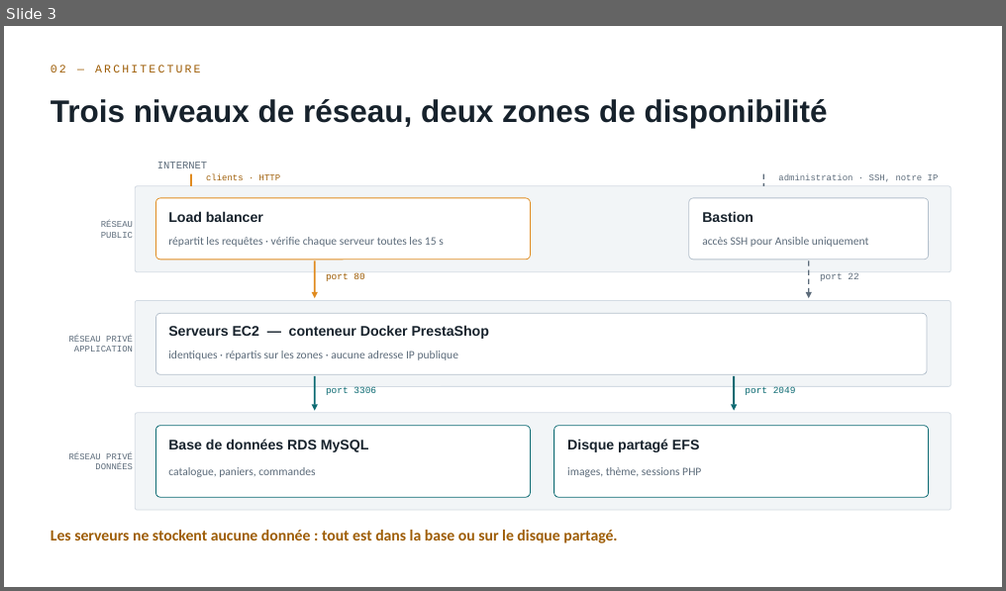
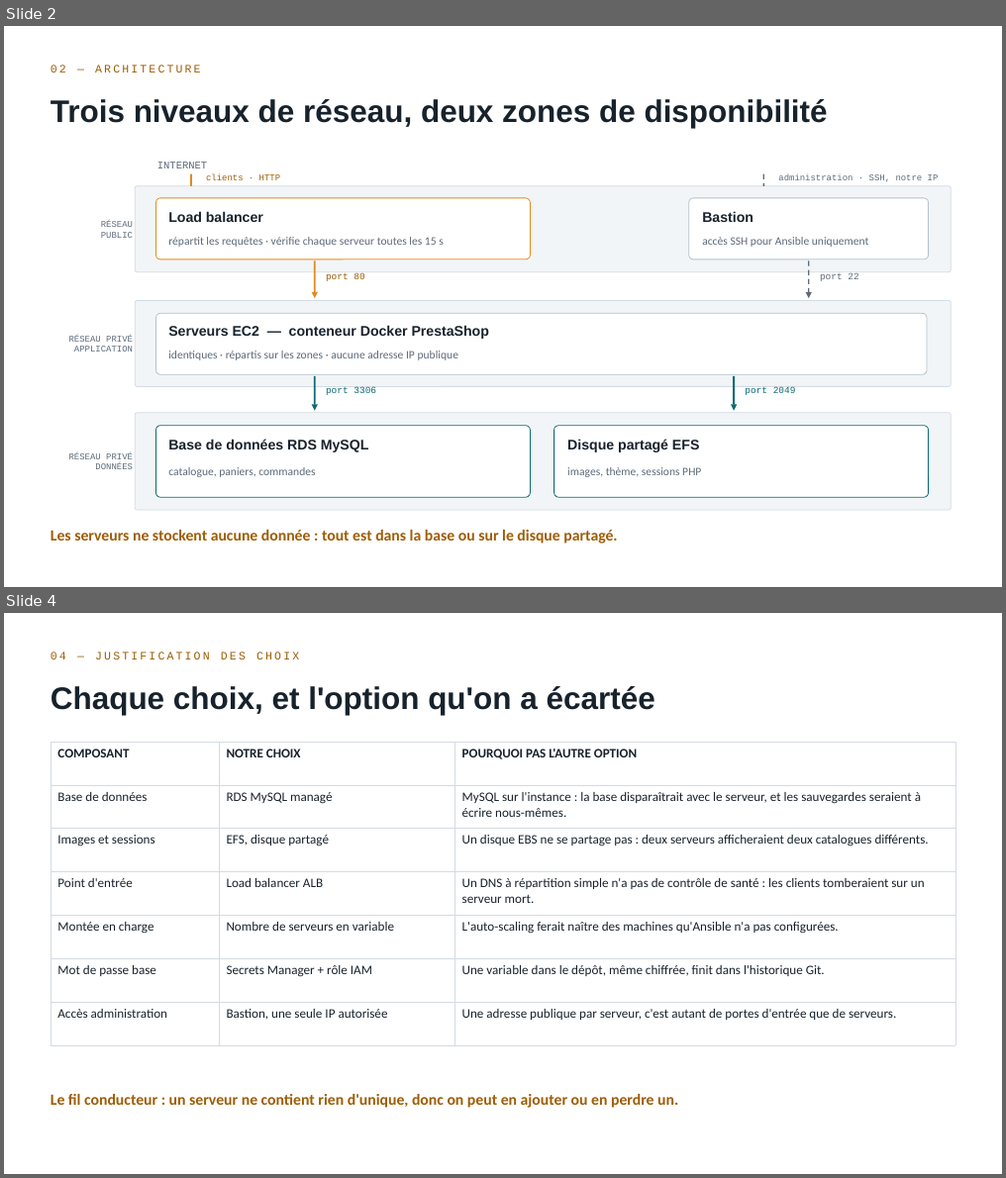
Before and after one commit to rayenebnt/5HASH, a slide deck: docs/soutenance-5hash.pptx. Shown one above the other, each under a label of ours: slide 3 before the commit, slides 2 and 4 after it; the slides between them are not shown. The pictures are 1006x591 and 1006x1178 pixels, drawn with LibreOffice and Linux fonts; fonts in the diff are those of the drawing. Boxes give left, top, right and bottom in pixels: in the first picture for what was removed or moved away, otherwise in the second. Text is boxed around its words. In the diff, an @@ line names an element or a change of style, - is before the commit and + after.

```diff
--- a/docs/soutenance-5hash.pptx
+++ b/docs/soutenance-5hash.pptx
@@ slide 4 added at (4, 613, 1002, 1174), background #FFFFFF @@
@@ text added at (51, 652, 299, 660), 11 pt, text #9E5D06 @@
+04 — JUSTIFICATION DES CHOIX
@@ text added at (51, 686, 655, 715), 30 pt, text #17222C, bold @@
+Chaque choix, et l'option qu'on a écartée
@@ table added at (51, 742, 955, 1024), 7 rows, 3 columns @@
+COMPOSANT | NOTRE CHOIX | POURQUOI PAS L'AUTRE OPTION
+Base de données | RDS MySQL managé | MySQL sur l'instance : la base disparaîtrait avec le serveur, et les sauvegardes seraient à écrire nous-mêmes.
+Images et sessions | EFS, disque partagé | Un disque EBS ne se partage pas : deux serveurs afficheraient deux catalogues différents.
+Point d'entrée | Load balancer ALB | Un DNS à répartition simple n'a pas de contrôle de santé : les clients tomberaient sur un serveur mort.
+Montée en charge | Nombre de serveurs en variable | L'auto-scaling ferait naître des machines qu'Ansible n'a pas configurées.
+Mot de passe base | Secrets Manager + rôle IAM | Une variable dans le dépôt, même chiffrée, finit dans l'historique Git.
+Accès administration | Bastion, une seule IP autorisée | Une adresse publique par serveur, c'est autant de portes d'entrée que de serveurs.
@@ text added at (51, 1094, 678, 1108), 15 pt, text #9E5D06, bold @@
+Le fil conducteur : un serveur ne contient rien d'unique, donc on peut en ajouter ou en perdre un.
@@ what was slide 3 is now slide 2 @@
```
Also in this commit, not shown: 1 slide changed, 3 other slides added, 10 slides removed, 2 other files.
